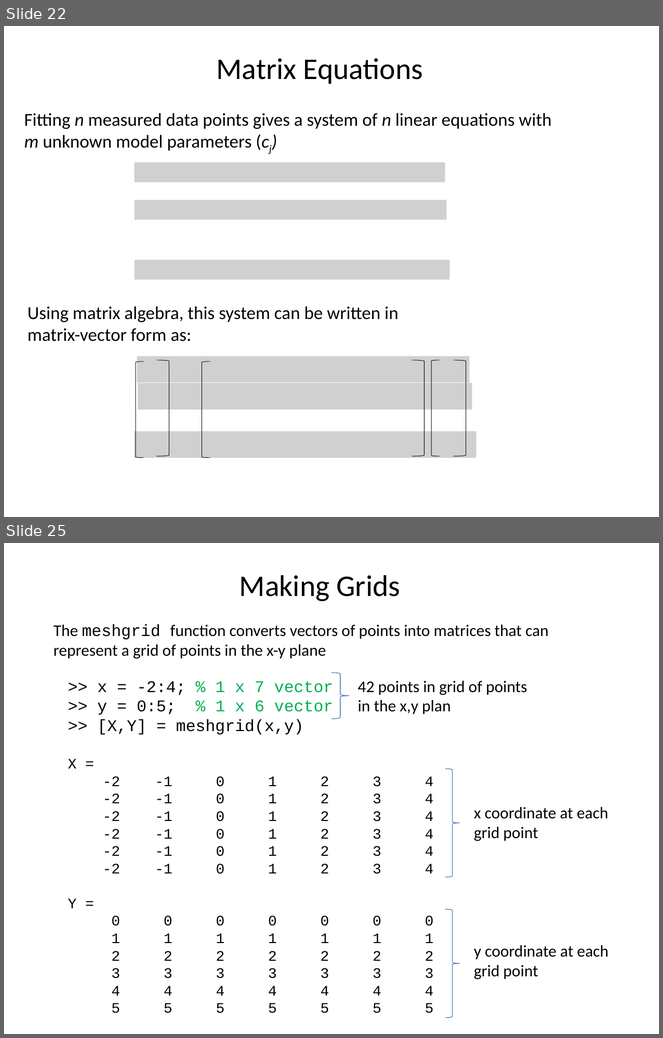
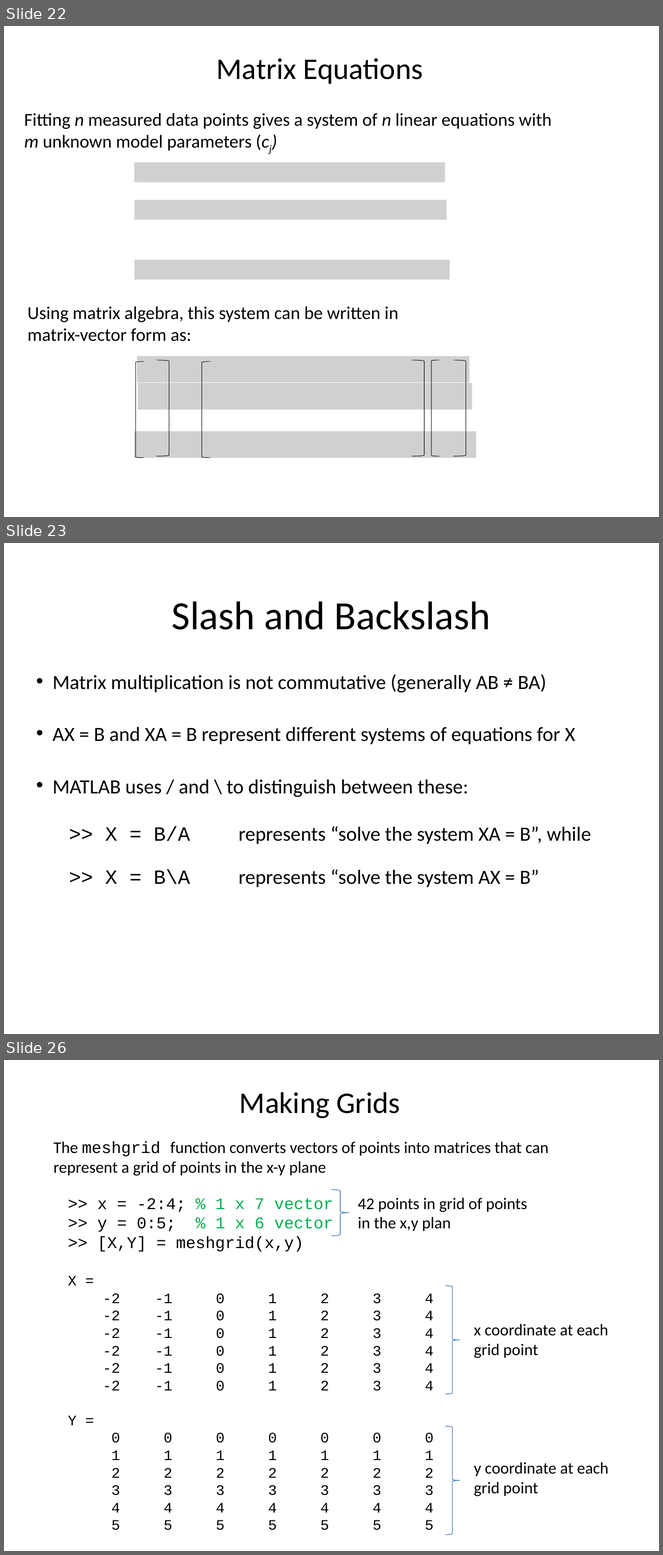
Before and after one commit to louisepb/Nottingham_Workshop, a slide deck: InstructorMaterials/Best Practices for Software Development using MATLAB.pptx. Shown one above the other, each under a label of ours: slides 22 and 25 before the commit, slides 22, 23 and 26 after it; the slides between them are not shown. The pictures are 663x1038 and 663x1555 pixels, drawn with LibreOffice and Linux fonts; fonts in the diff are those of the drawing; grey boxes stand for pictures; background and template pictures are left out. Boxes give left, top, right and bottom in pixels: in the first picture for what was removed or moved away, otherwise in the second. Text is boxed around its words. In the diff, an @@ line names an element or a change of style, - is before the commit and + after.

```diff
--- a/InstructorMaterials/Best Practices for Software Development using MATLAB.pptx
+++ b/InstructorMaterials/Best Practices for Software Development using MATLAB.pptx
@@ slide 23 added at [4,543,659,1034], background #FFFFFF @@
@@ title added at [172,601,491,630], 44 pt, text #000000 @@
+Slash and Backslash
@@ text added at [52,674,591,888], 22.2 pt, text #000000 @@
+• Matrix multiplication is not commutative (generally AB ≠ BA)
+• AX = B and XA = B represent different systems of equations for X
+• MATLAB uses / and \ to distinguish between these:
+  >> X = B/A represents “solve the system XA = B”, while
+  >> X = B\A represents “solve the system AX = B”
@@ what was slide 25 is now slide 26 @@
```
Also in this commit, not shown: 2 slides changed, 1 other slide added, 1 slide removed, 6 other files.
